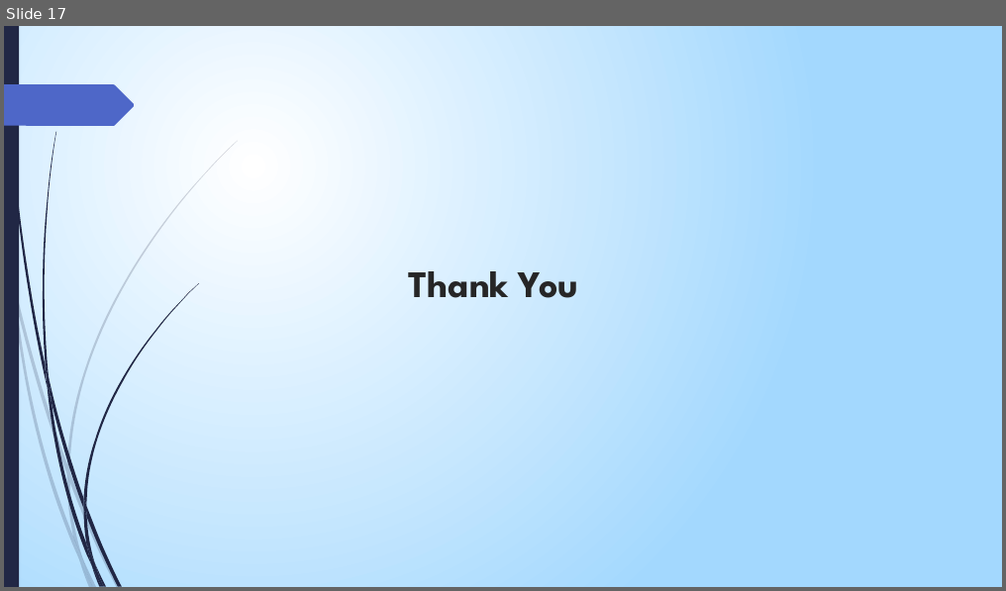
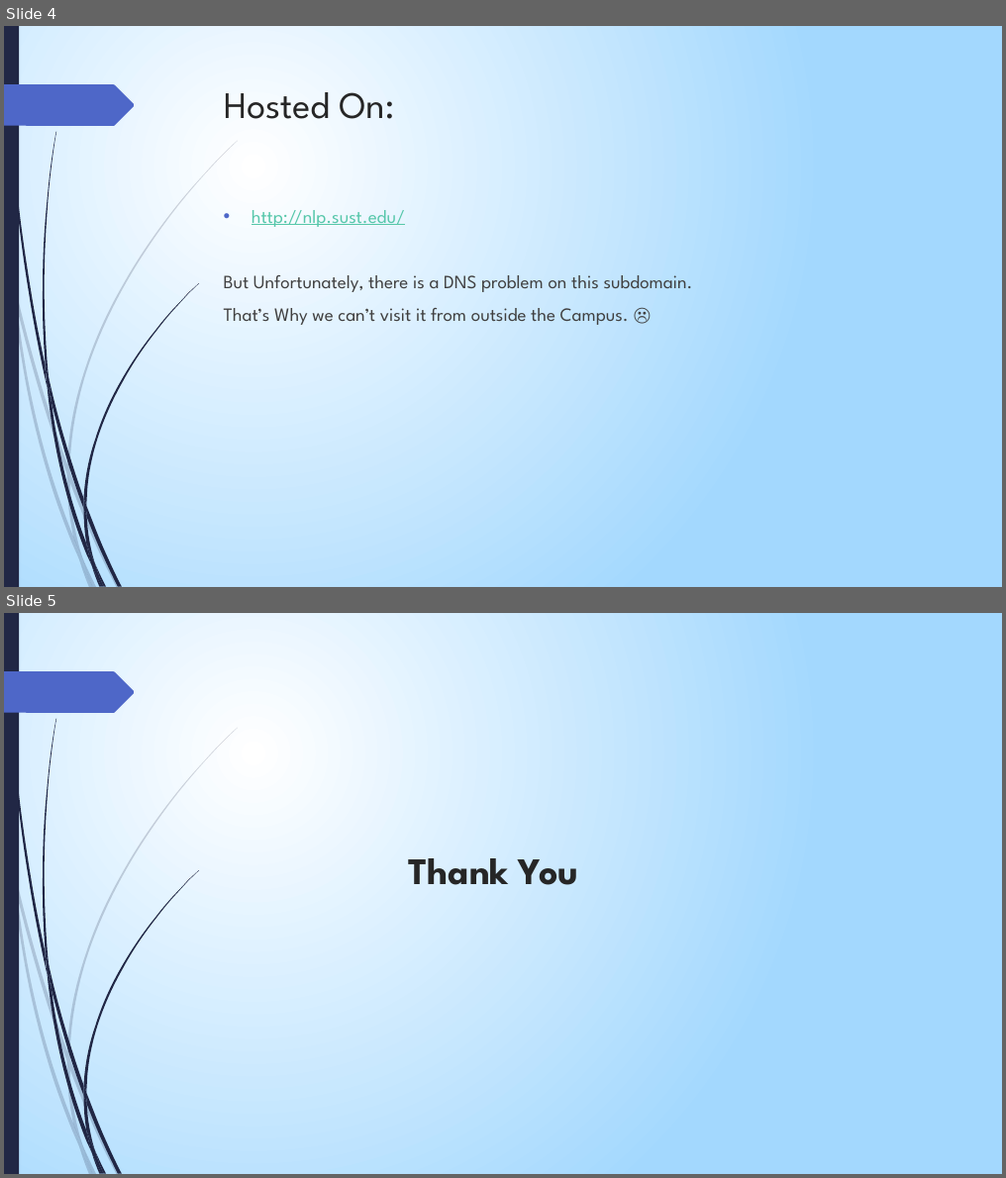
Before and after one commit to talha08/nlp_lab_sust, a slide deck: 200.pptx. Shown one above the other, each under a label of ours: slide 17 before the commit, slides 4 and 5 after it. The pictures are 1006x591 and 1006x1178 pixels, drawn with LibreOffice and Linux fonts; fonts in the diff are those of the drawing. Boxes give left, top, right and bottom in pixels: in the first picture for what was removed or moved away, otherwise in the second. Text is boxed around its words. In the diff, an @@ line names an element or a change of style, - is before the commit and + after.

```diff
--- a/200.pptx
+++ b/200.pptx
@@ slide 4 added at <box>4,26,1002,587</box>, background gradient #FFFFFF to #A3D7FF; not listed: 24 template elements that a slide beside it also shows @@
@@ title added at <box>224,92,394,119</box>, 36 pt, text #262626 @@
+Hosted On:
@@ text added at <box>224,210,693,325</box>, 18 pt, text #404040 @@
+• http://nlp.sust.edu/
+But Unfortunately, there is a DNS problem on this subdomain.
+That’s Why we can’t visit it from outside the Campus. ☹
@@ what was slide 17 is now slide 5 @@
```
Also in this commit, not shown: 2 slides changed, 1 other slide added, 14 slides removed, 15 other files.
